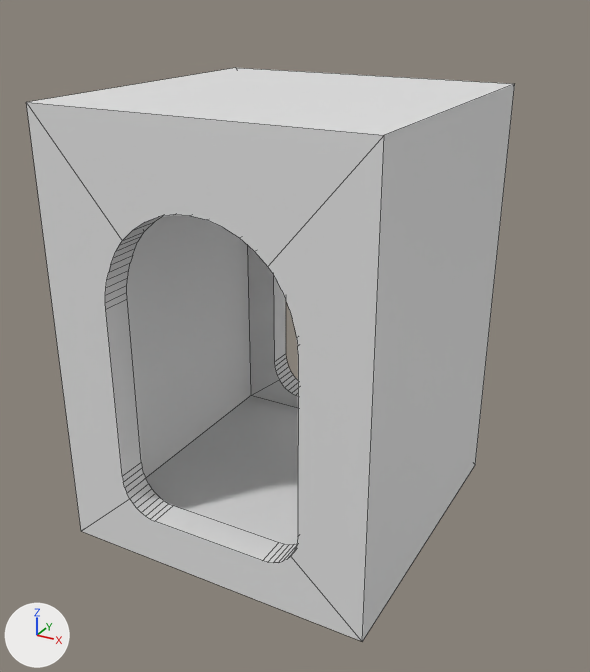
What one commit did to the Blender file Models/GroupD/Factory Kit/Rooms/Smelter Room/Wall/FI-076 Smeltery DoorFrame.blend.
Before and after are seen from a camera (50 mm lens) standing at (2.32, -5.15, 3.19) and looking at (-0.1, -0.75, 0.99). Lighting does not change. The marker at lower left points along +X, +Y and +Z. Mesh edges are drawn as thin lines.

The scene before the commit, as lines of its bpy script (objects in view):
```python
me_cube = bpy.data.meshes.new('Cube')
me_cube.from_pydata(...)  # 114 vertices, 12 faces; spans x -1.0..1.0, y -2.1..-0.1, z 0.0..2.5
ob_fi_76_smeltery_doorframe = bpy.data.objects.new('FI-76 Smeltery DoorFrame', me_cube)
ob_fi_76_smeltery_doorframe.location = (0.0, 0.0, 0.0)
ob_fi_76_smeltery_doorframe.scale = (0.909, 0.909, 1.0)
_m = ob_fi_76_smeltery_doorframe.modifiers.new('Solidify', 'SOLIDIFY')
_m.thickness = 0.2
_m.offset = 0.0
_m.use_even_offset = True
```
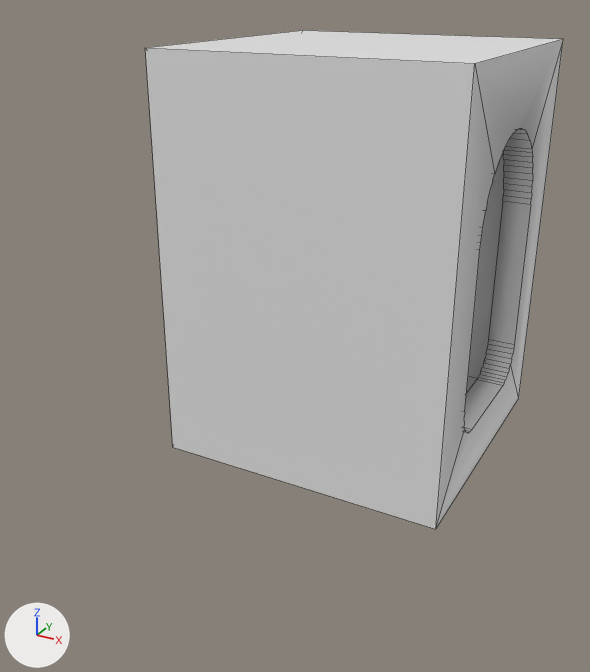
Boxes (x1, y1, x2, y2) around the edits, measured in the pictures (590 x 672 px):
'FI-76 Smeltery DoorFrame', reshaped, rescaled (14% narrower, 13% shorter): before (26, 68, 515, 642); after (145, 30, 563, 529)

The edits, one by one:
me_cube is used by ob_fi_76_smeltery_doorframe; location (0.0, 0.0, 0.0); scale (0.909, 0.909, 1.0).
me_cube had 114 vertices, 12 faces and spanned x -1.0..1.0, y -2.1..-0.1, z 0.0..2.5.
me_cube now has 114 vertices, 12 faces and spans x -0.9..0.95, y -0.9..0.9, z 0.1..2.7.
me_cube part 1: 114 of 114 vertices moved; they spanned x -1.0..1.0, y -2.1..-0.1, z 0.0..2.5 and now span x -0.9..0.95, y -0.9..0.9, z 0.1..2.7; mean shift (0.02, 1.1, 0.2); largest move (1.0, -2.1, 2.5) -> (0.95, 0.9, 2.7).
Object 'FI-76 Smeltery DoorFrame' (ob_fi_76_smeltery_doorframe) is rescaled from (0.909, 0.909, 1.0) to (1.0, 1.0, 1.0).
